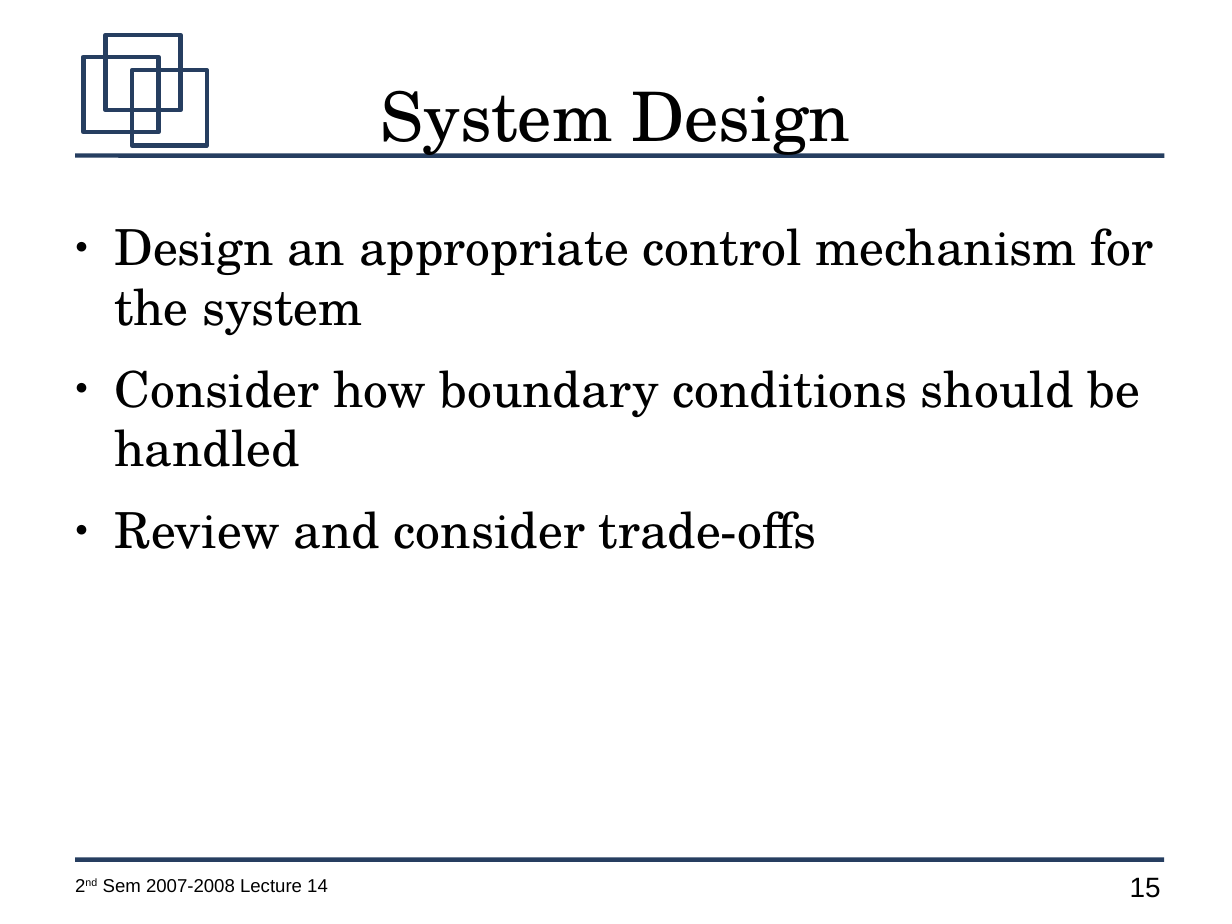
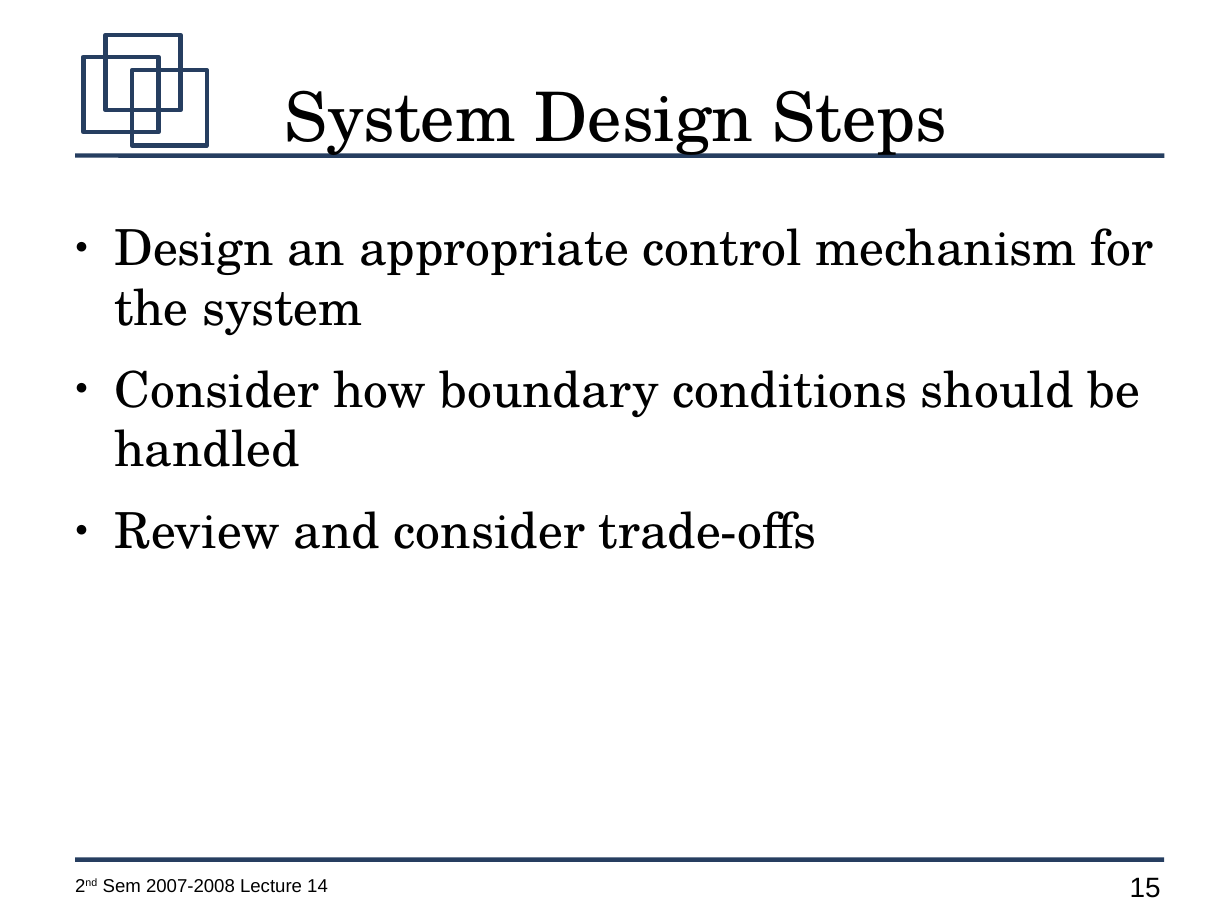
Before and after one commit to jachermocilla/jach-homepage, a slide deck: slide 15 of CMSC128-2nd-Sem-2007-L14.odp. Drawn at 1232x924 pixels with LibreOffice and Linux fonts; fonts in the diff are those of the drawing. Boxes give left, top, right and bottom in pixels: in the first picture for what was removed or moved away, otherwise in the second. Text is boxed around its words. In the diff, an @@ line names an element or a change of style, - is before the commit and + after.

```diff
--- a/CMSC128-2nd-Sem-2007-L14.odp
+++ b/CMSC128-2nd-Sem-2007-L14.odp
@@ title at (284, 90, 948, 158): text changed @@
-System Design
+System Design Steps
```
Also in this commit, not shown: 1 other slide changed, 8 slides added.
